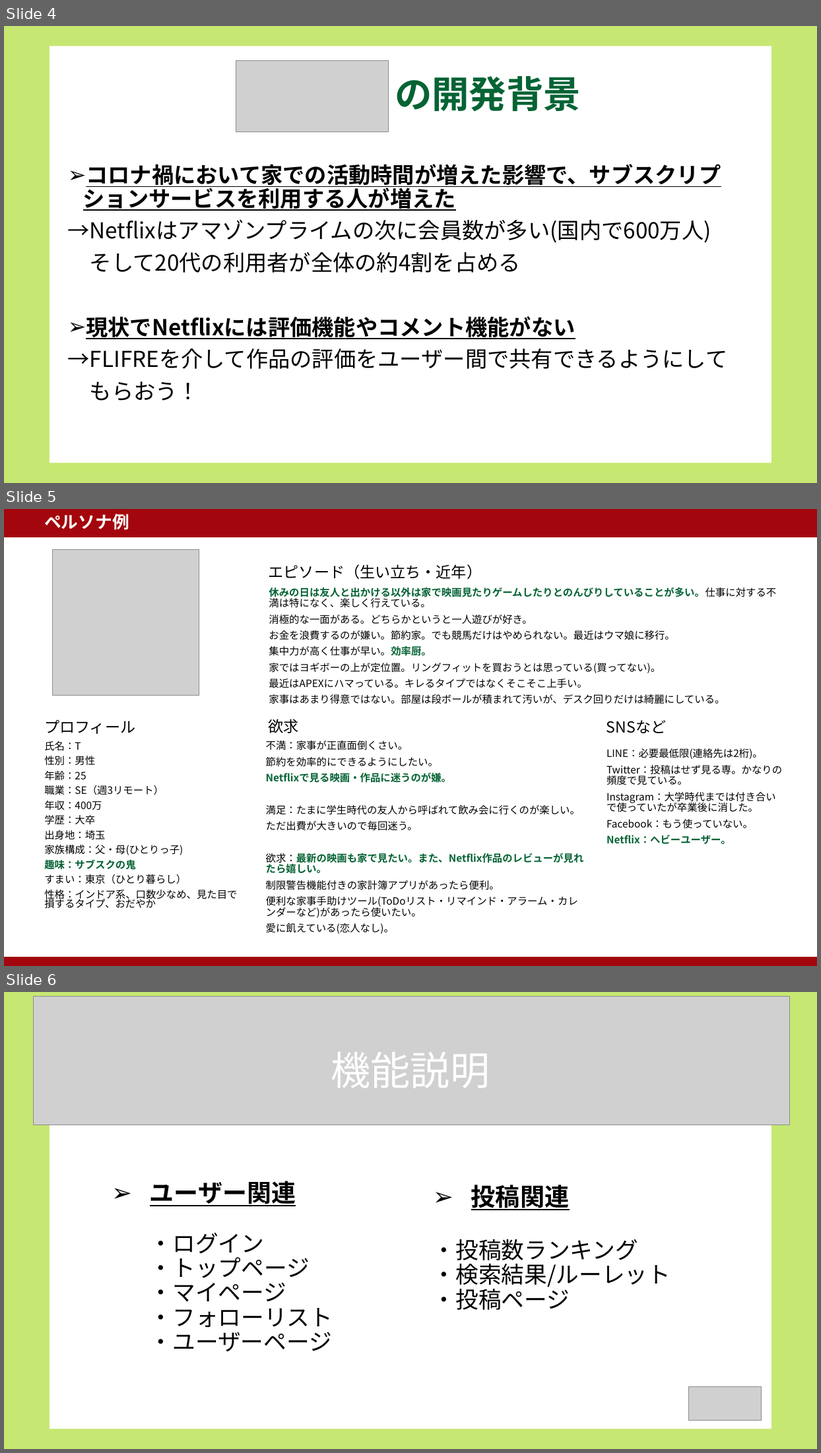
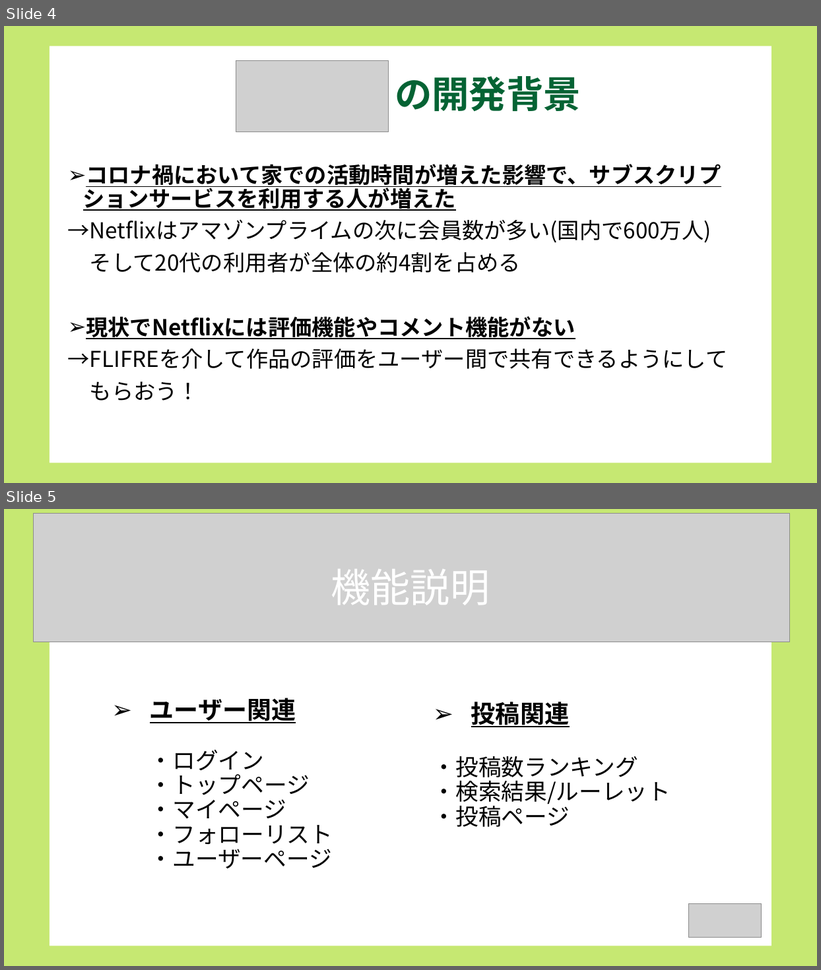
Before and after one commit to dojo2022/B-3, a slide deck: doc/コピー動画なし_B3炙りえんがわ_成果発表会資料.pptx. Shown one above the other, each under a label of ours: slides 4, 5 and 6 before the commit, slides 4 and 5 after it. The pictures are 821x1453 and 821x970 pixels, drawn with LibreOffice and Linux fonts; fonts in the diff are those of the drawing; grey boxes stand for pictures. Boxes give left, top, right and bottom in pixels: in the first picture for what was removed or moved away, otherwise in the second. Text is boxed around its words. In the diff, an @@ line names an element or a change of style, - is before the commit and + after.

```diff
--- a/doc/コピー動画なし_B3炙りえんがわ_成果発表会資料.pptx
+++ b/doc/コピー動画なし_B3炙りえんがわ_成果発表会資料.pptx
@@ slide 5 removed at (4,509,817,966), background #FFFFFF @@
@@ rectangle removed at (4,509,817,537) @@
@@ title removed at (44,514,129,530) @@
-ペルソナ例
@@ picture removed at (53,549,199,696) @@
@@ text removed at (269,564,482,579) @@
-エピソード（生い立ち・近年）
@@ text removed at (269,588,776,704) @@
-休みの日は友人と出かける以外は家で映画見たりゲームしたりとのんびりしていることが多い。仕事に対する不満は特になく、楽しく行えている。
-消極的な一面がある。どちらかというと一人遊びが好き。
-お金を浪費するのが嫌い。節約家。でも競馬だけはやめられない。最近はウマ娘に移行。
-集中力が高く仕事が早い。効率厨。
-家ではヨギボーの上が定位置。リングフィットを買おうとは思っている(買ってない)。
-最近はAPEXにハマっている。キレるタイプではなくそこそこ上手い。
-家事はあまり得意ではない。部屋は段ボールが積まれて汚いが、デスク回りだけは綺麗にしている。
@@ text removed at (44,720,135,734) @@
-プロフィール
@@ text removed at (269,719,299,733) @@
-欲求
@@ text removed at (607,720,666,733) @@
-SNSなど
@@ text removed at (44,741,237,909) @@
-氏名：T
-性別：男性
-年齢：25
-職業：SE（週3リモート）
-年収：400万
-学歴：大卒
-出身地：埼玉
-家族構成：父・母(ひとりっ子)
-趣味：サブスクの鬼
-すまい：東京（ひとり暮らし）
-性格：インドア系、口数少なめ、見た目で損するタイプ、おだやか
@@ text removed at (266,741,584,934) @@
-不満：家事が正直面倒くさい。
-節約を効率的にできるようにしたい。
-Netflixで見る映画・作品に迷うのが嫌。
-満足：たまに学生時代の友人から呼ばれて飲み会に行くのが楽しい。
-ただ出費が大きいので毎回迷う。
-欲求：最新の映画も家で見たい。また、Netflix作品のレビューが見れたら嬉しい。
-制限警告機能付きの家計簿アプリがあったら便利。
-便利な家事手助けツール(ToDoリスト・リマインド・アラーム・カレンダーなど)があったら使いたい。
-愛に飢えている(恋人なし)。
@@ text removed at (607,749,782,844) @@
-LINE：必要最低限(連絡先は2桁)。
-Twitter：投稿はせず見る専。かなりの頻度で見ている。
-Instagram：大学時代までは付き合いで使っていたが卒業後に消した。
-Facebook：もう使っていない。
-Netflix：ヘビーユーザー。
@@ rectangle removed at (4,957,817,966) @@
@@ what was slide 6 is now slide 5 @@
```
